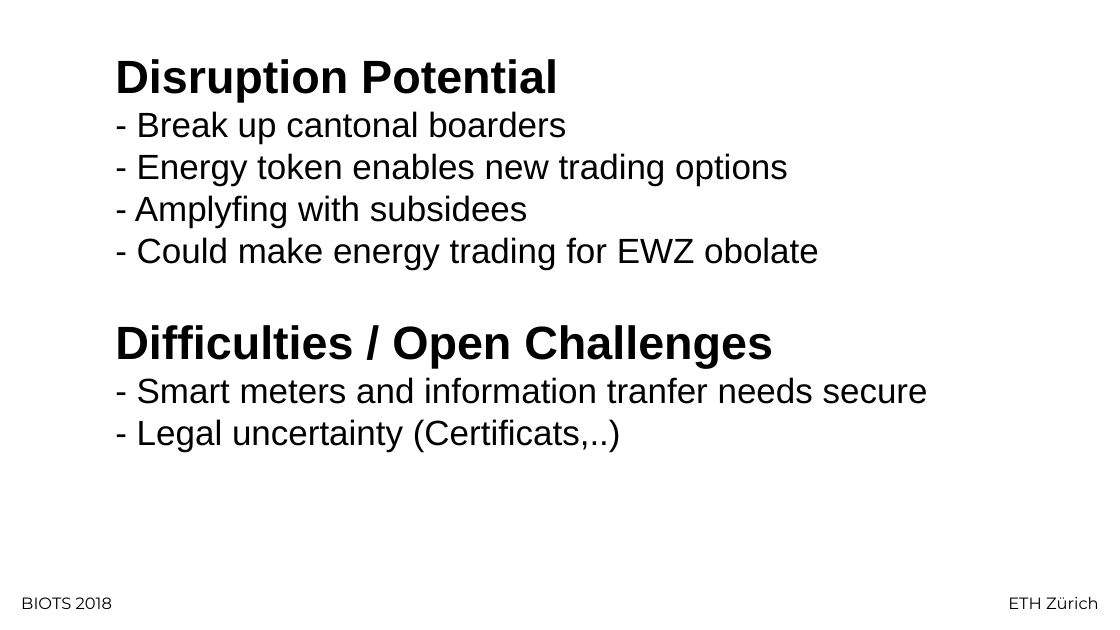
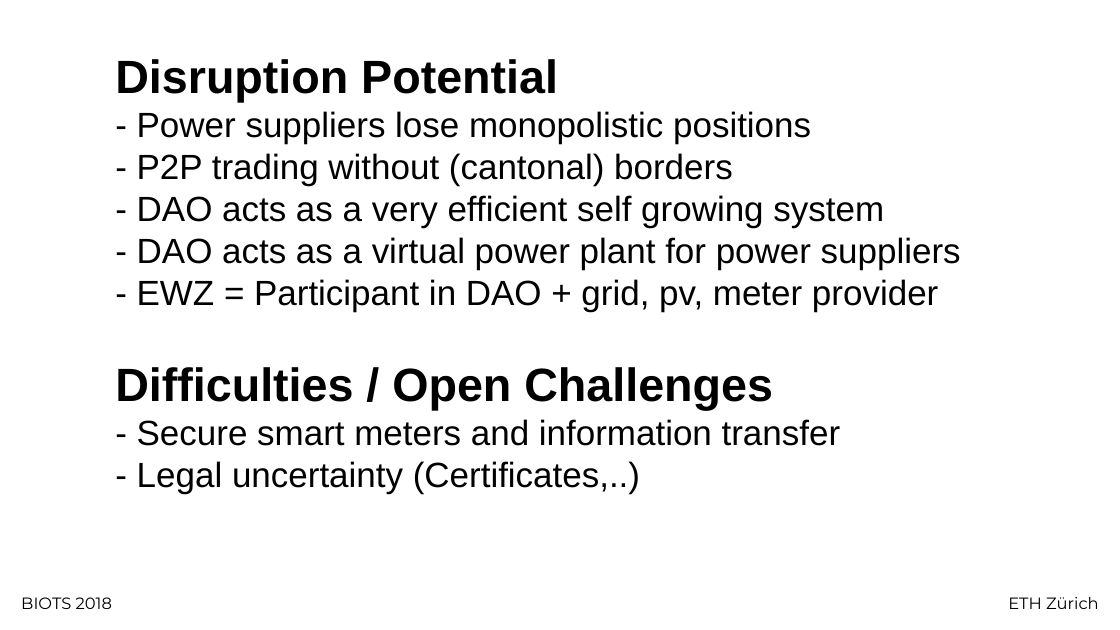
Before and after one commit to StefanOnGit/EnergyOnline, a slide deck: slide 4 of BIOTS Project Slides Template.pptx. Drawn at 1120x630 pixels with LibreOffice and Linux fonts; fonts in the diff are those of the drawing; background and template pictures are left out. Boxes give left, top, right and bottom in pixels: in the first picture for what was removed or moved away, otherwise in the second. Text is boxed around its words. In the diff, an @@ line names an element or a change of style, - is before the commit and + after.

```diff
--- a/BIOTS Project Slides Template.pptx
+++ b/BIOTS Project Slides Template.pptx
@@ text at <box>137,111,961,312</box>: text changed @@
-- Break up cantonal boarders
-- Energy token enables new trading options
-- Amplyfing with subsidees
-- Could make energy trading for EWZ obolate
+- Power suppliers lose monopolistic positions
+- P2P trading without (cantonal) borders
+- DAO acts as a very efficient self growing system
+- DAO acts as a virtual power plant for power suppliers
+- EWZ = Participant in DAO + grid, pv, meter provider
@@ text at <box>137,419,841,494</box>: text changed @@
-- Smart meters and information tranfer needs secure
-- Legal uncertainty (Certificats,..)
+- Secure smart meters and information transfer
+- Legal uncertainty (Certificates,..)
```
Also in this commit, not shown: 2 other slides changed, 1 slide added, 1 slide removed.
